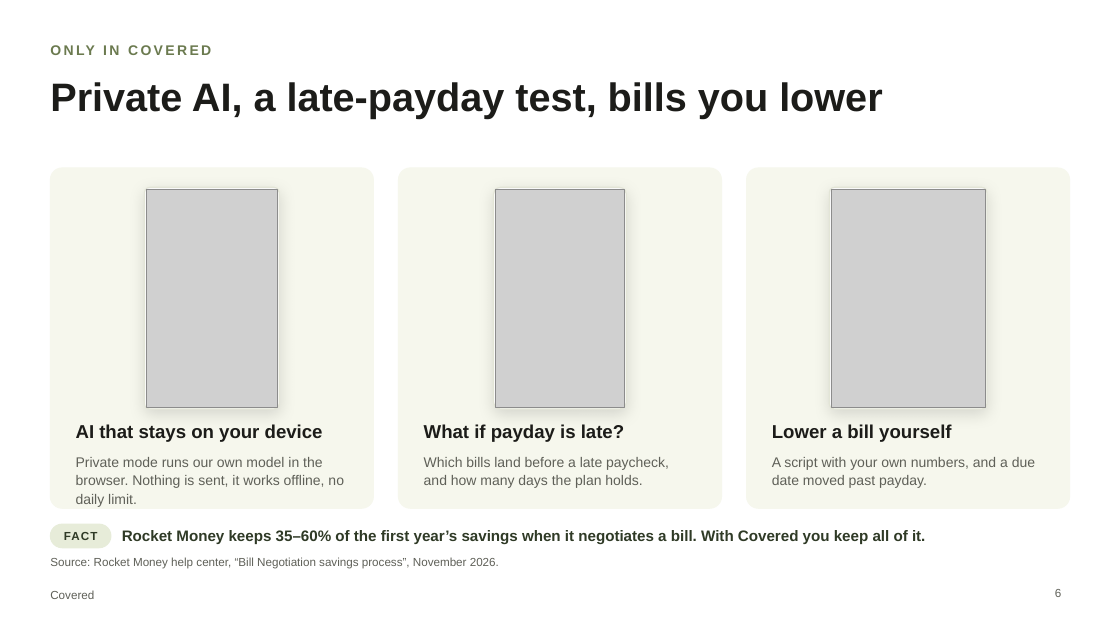
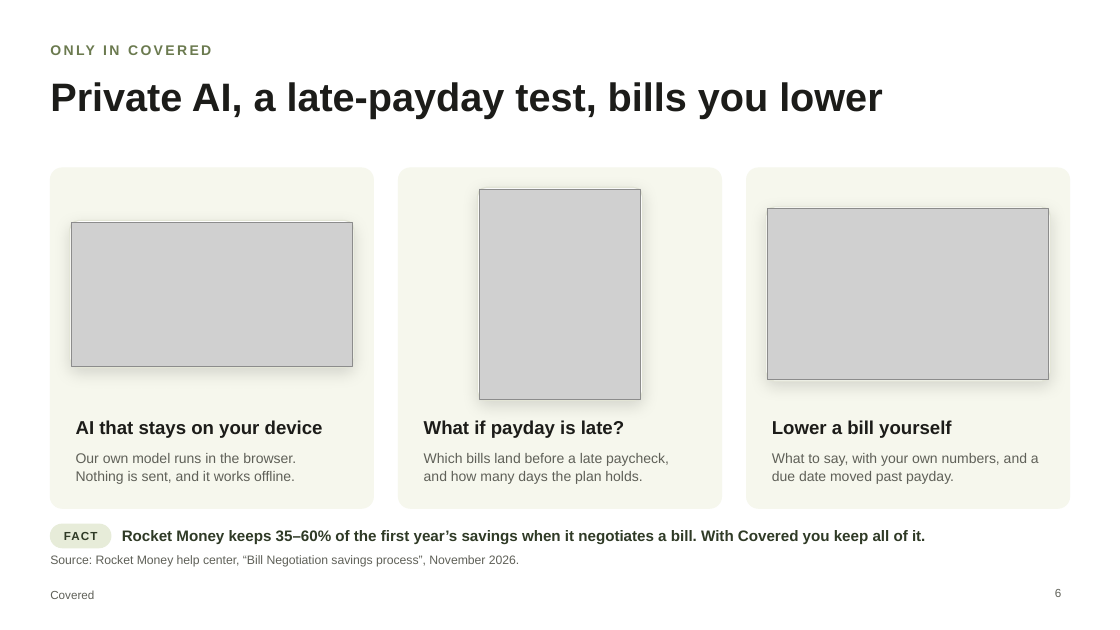
Before and after one commit to chinusoid/FractureTeam, a slide deck: slide 6 of pitch/covered-pitch.pptx. Drawn at 1120x630 pixels with LibreOffice and Linux fonts; fonts in the diff are those of the drawing; grey boxes stand for pictures. Boxes give left, top, right and bottom in pixels: in the first picture for what was removed or moved away, otherwise in the second. Text is boxed around its words. In the diff, an @@ line names an element or a change of style, - is before the commit and + after.

```diff
--- a/pitch/covered-pitch.pptx
+++ b/pitch/covered-pitch.pptx
@@ rounded rectangle: place and size @@
-rounded rectangle at bbox=[494, 187, 627, 409]
+rounded rectangle at bbox=[478, 187, 643, 401]
@@ picture: place and size @@
-picture at bbox=[496, 189, 625, 408]
+picture at bbox=[480, 189, 641, 399]
@@ rounded rectangle: place and size @@
-rounded rectangle at bbox=[829, 187, 987, 409]
+rounded rectangle at bbox=[766, 207, 1050, 381]
@@ picture: place and size @@
-picture at bbox=[831, 189, 986, 408]
+picture at bbox=[768, 208, 1049, 379]
@@ proportions changed in 3 elements at bbox=[478, 187, 643, 401], bbox=[766, 207, 1050, 381], bbox=[70, 220, 354, 367] @@
@@ rounded rectangle: place and size @@
-rounded rectangle at bbox=[145, 187, 279, 409]
+rounded rectangle at bbox=[70, 220, 354, 367]
@@ picture: place and size @@
-picture at bbox=[146, 189, 277, 408]
+picture at bbox=[71, 222, 352, 365]
@@ 4 texts: place and size @@
-4 texts at bbox=[76, 424, 951, 488]
+4 texts at bbox=[76, 420, 951, 484]
@@ text at bbox=[76, 453, 296, 484]: text changed @@
-Private mode runs our own model in the browser. Nothing is sent, it works offline, no daily limit.
+Our own model runs in the browser. Nothing is sent, and it works offline.
@@ text at bbox=[772, 453, 1039, 484]: text changed @@
-A script with your own numbers, and a due date moved past payday.
+What to say, with your own numbers, and a due date moved past payday.
@@ text "Source: Rocket Money help center, ..." at bbox=[50, 555, 519, 567]: size 10 to 10.5 pt @@
```
Also in this commit, not shown: 9 other slides changed, 22 other files.
